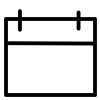
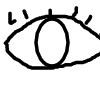
Revision of a layered (100, 100) image; what changed, layer by layer:
added layer "Paint Layer 14" above "Paint Layer 13" over [3, 6, 100, 97]
hid "Paint Layer 12" over [3, 6, 100, 97]
